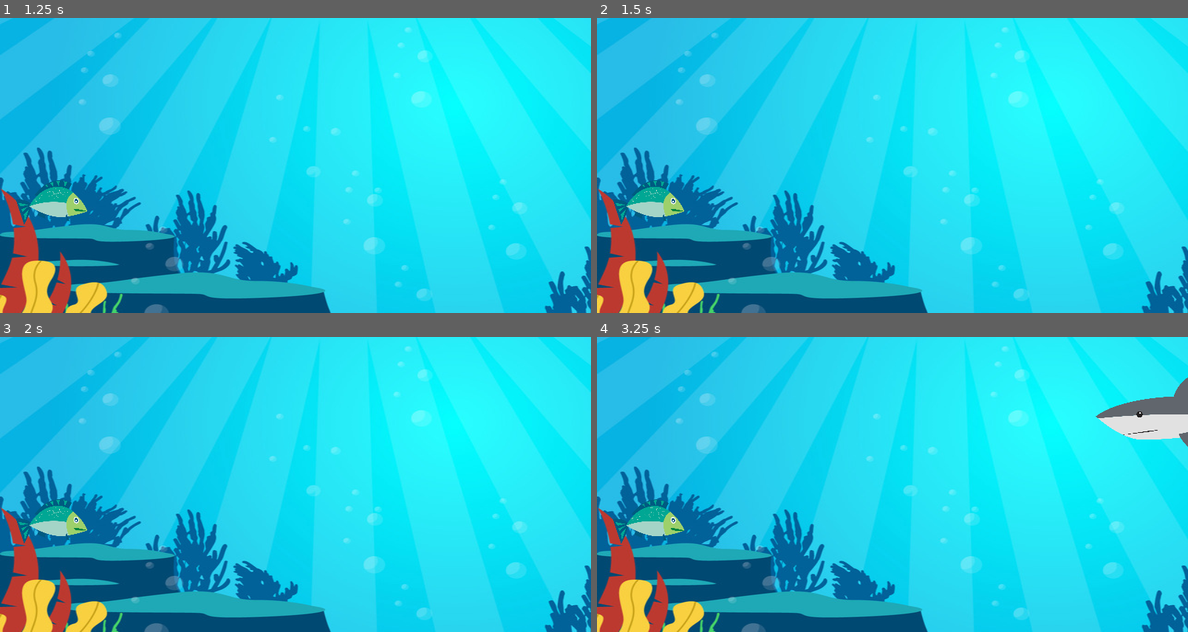
Above: before the commit, frames 1-4 (two rows, left to right).
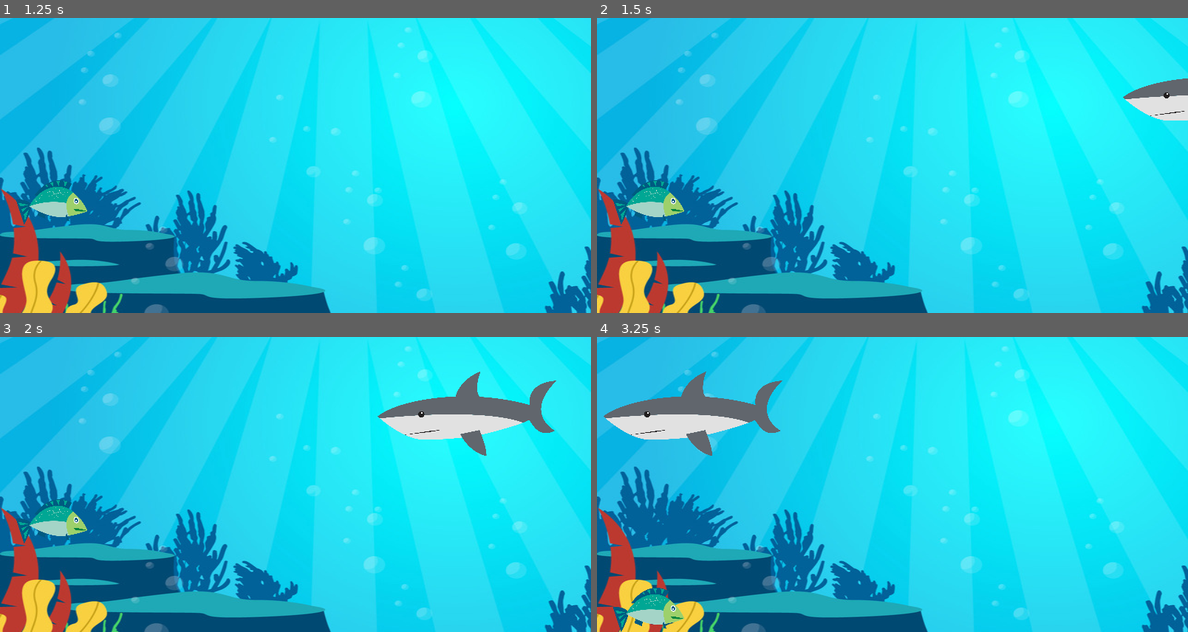
Above: after the commit, the same moments.

Repository: MohamedIK/Survive-The-Sharks
Game: Godot game, scene res://Scenes/Main Menu.tscn
The game is run twice, just before and just after one commit, with the same random seed, the same clock (stepped at 60 frames per second) and the same inputs.
Inputs:
- Up to frame 1 (1.25 s): click "Play" at 0.5 s
- Up to frame 2 (1.5 s): tap Enter at 1.25 s; hold Up (move_up) from 1.28 s (still down)
- Up to frame 3 (2 s): keep holding Up (move_up)
- Up to frame 4 (3.25 s): release Up (move_up) at 2.03 s; hold Down (move_down) 2.03-2.78 s; hold Up (move_up) from 2.78 s (still down)

Frame 1 is identical in both runs. In frame 2, 1.1% of the frame differs, in the area x 89-100%, y 20-35%; in frame 3, 3.6%; in frame 4, 7.3%, in the area x 1-100%, y 11-100%.

Commit message:
New changes

Diff:
--- a/Scripts/Fish.gd
+++ b/Scripts/Fish.gd
@@ -11,11 +11,13 @@
 
 func _process(delta):
 	var velocity = Vector2.ZERO # The player's movement vector.
-	if Input.is_action_pressed("move_down"):
+	if Input.is_action_pressed(&"move_down"):
 		velocity.y += 1
-	if Input.is_action_pressed("move_up"):
+	if Input.is_action_pressed(&"move_up"):
 		velocity.y -= 1
 
+	if velocity.length() > 0:
+		velocity = velocity.normalized() * speed
+
 	position += velocity * delta
-	position.x = clamp(position.x, 0, screen_size.x)
-	position.y = clamp(position.y, 0, screen_size.y)
+	position = position.clamp(Vector2.ZERO, screen_size)
--- a/Scripts/Shark.gd
+++ b/Scripts/Shark.gd
@@ -2,7 +2,7 @@
 
 var count = 0
 
-const DEFAULT_SPEED = 150
+const DEFAULT_SPEED = 400
 
 var speed = DEFAULT_SPEED
 
@@ -10,9 +10,13 @@
 
 var direction = Vector2.LEFT
 
+
 func _process(delta):
-	speed += delta *1
+	speed += delta * 1
 	position += speed * delta * direction
 
 func reset():
 	count += 1
+
+func _on_visible_on_screen_notifier_2d_screen_exited():
+	queue_free()
--- a/project.godot
+++ b/project.godot
@@ -30,6 +30,7 @@
 move_up={
 "deadzone": 0.5,
 "events": [Object(InputEventKey,"resource_local_to_scene":false,"resource_name":"","device":-1,"window_id":0,"alt_press …(182 unchanged characters)…
+, Object(InputEventKey,"resource_local_to_scene":false,"resource_name":"","device":-1,"window_id":0,"alt_pressed":false,"shift_pressed":false,"ctrl_pressed":false,"meta_pressed":false,"pressed":false,"keycode":0,"physical_keycode":87,"key_label":0,"unicode":119,"echo":false,"script":null)
 ]
 }
 move_down={
Not shown: 1 places in Scenes/Game.tscn that only renumber resources
